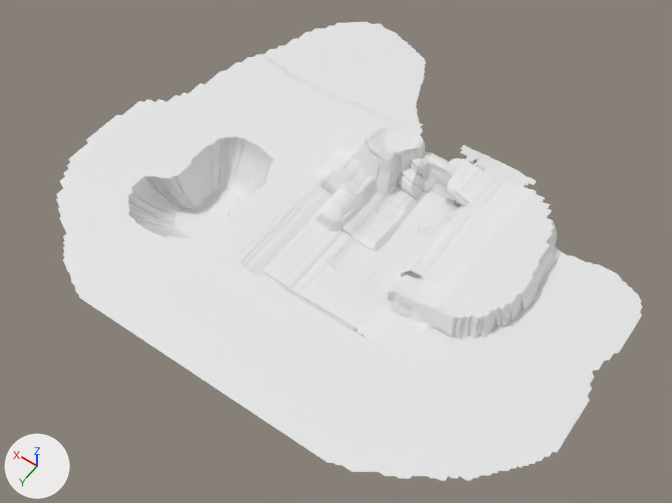
One commit to the FBX model Sclime/Assets/3d models/open world/slime open world.fbx: the scene before it, then after it.
Both versions are drawn from a 50 mm camera at (-350.0, 701.0, 961.0) aimed at (95.0, 78.0, -18.0). The lights are fixed; the arrows at lower left show +X, +Y and +Z. The picture after the commit comes second.
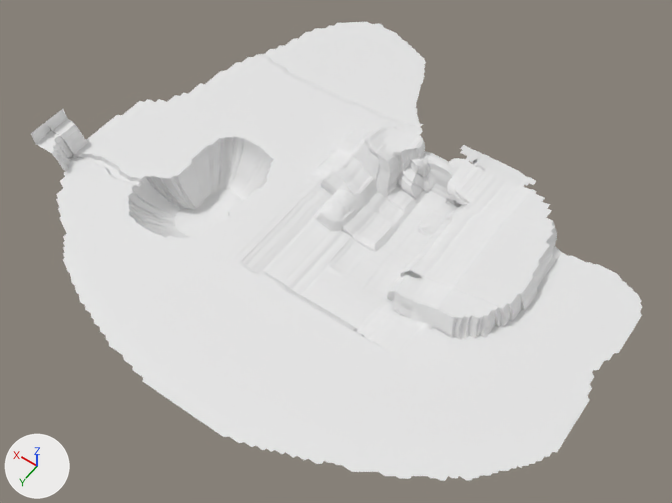
Location of each change, (x1, y1, x2, y2) in pixels of the pictures (672 x 503 px):
'Plane', reshaped
    before: (56, 22, 642, 481)
    after: (31, 22, 642, 481)
part 1 of me_plane, added
    after: (79, 298, 324, 464)
part 2 of me_plane, built on
    before: (69, 152, 144, 189)
    after: (31, 109, 144, 189)

What the commit changed:
me_plane is used by ob_plane; location (0.0, 0.0, 0.0).
me_plane had 35981 vertices, 35952 faces and spanned x -282.0..480.0, y -313.0..345.0, z -37.0..68.0.
me_plane now has 37657 vertices, 37655 faces and spans x -282.0..508.0, y -313.0..387.0, z -37.0..70.0.
me_plane part 1: 1074 vertices added at x -81.0..287.0, y 349.0..387.0, z 22.0.
me_plane part 2: 22 vertices moved from x 366.0..466.0, y 160.0..179.0, z 22.0 to x 366.0..467.0, y 157.0..177.0, z 17.0..19.0; 25 vertices removed from x 365.0..473.0, y 160.0..183.0, z 21.0..22.0; 627 vertices added at x 363.0..508.0, y 146.0..209.0, z 14.0..70.0.
